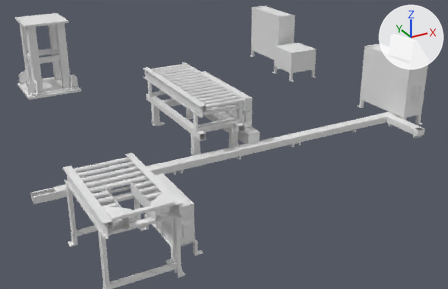
The FBX model Assets/Project/3D/ConveyorSystem.FBX, before and after one commit.
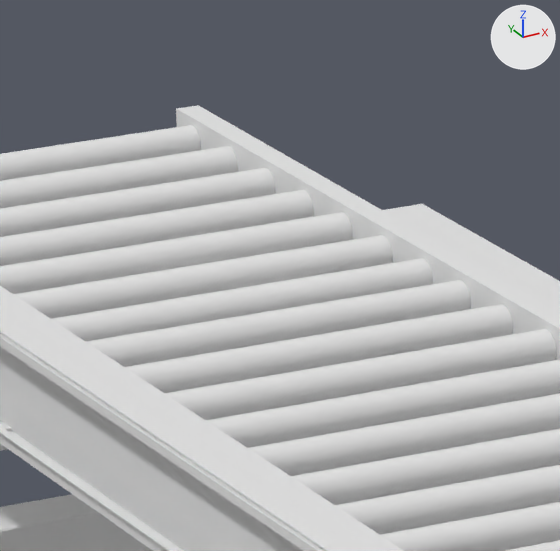
Old and new are each drawn from a 50 mm camera at (-4.01, -8.4, 3.89) aimed at (0.29, -0.59, -0.02) and again close up on the part from 37% to 49% of the width and 18% to 36% of the height. Every picture has the same lights, and +X, +Y and +Z are marked at upper right. Where no turn or scale is listed for an object, it has been applied to the vertices.

The first close-up shows 'ConveyorA', 'Conveyor_Box'.
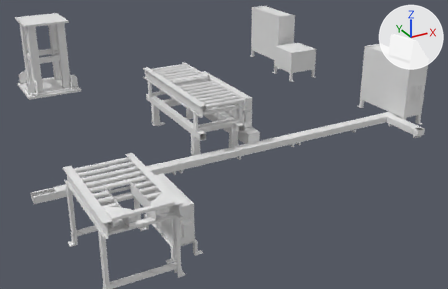
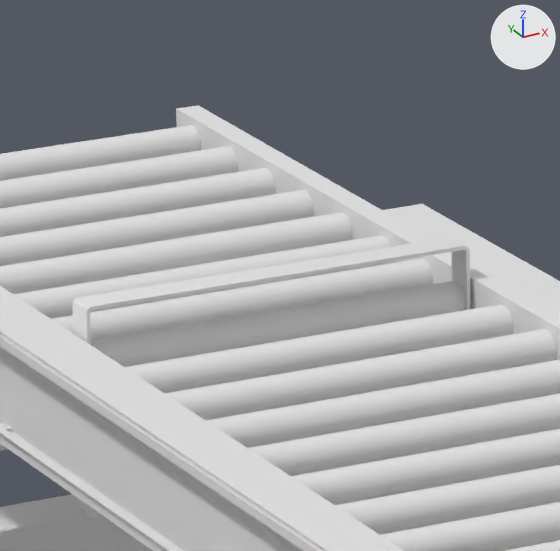
The edits, one by one:
Mesh me_mesh_008 is new.
It has 40 vertices, 76 faces and spans x -0.308..0.308, y -0.049..0.0, z -0.249..0.068.
Object 'Finish' (ob_finish) is new; it shows me_mesh_008.
Its location is (0.017, 0.0, 0.892).

Location of each change, [x1, y1, x2, y2] in pixels of the close-ups (560 x 551 px):
'Finish', added
    after: [72, 238, 470, 517]
